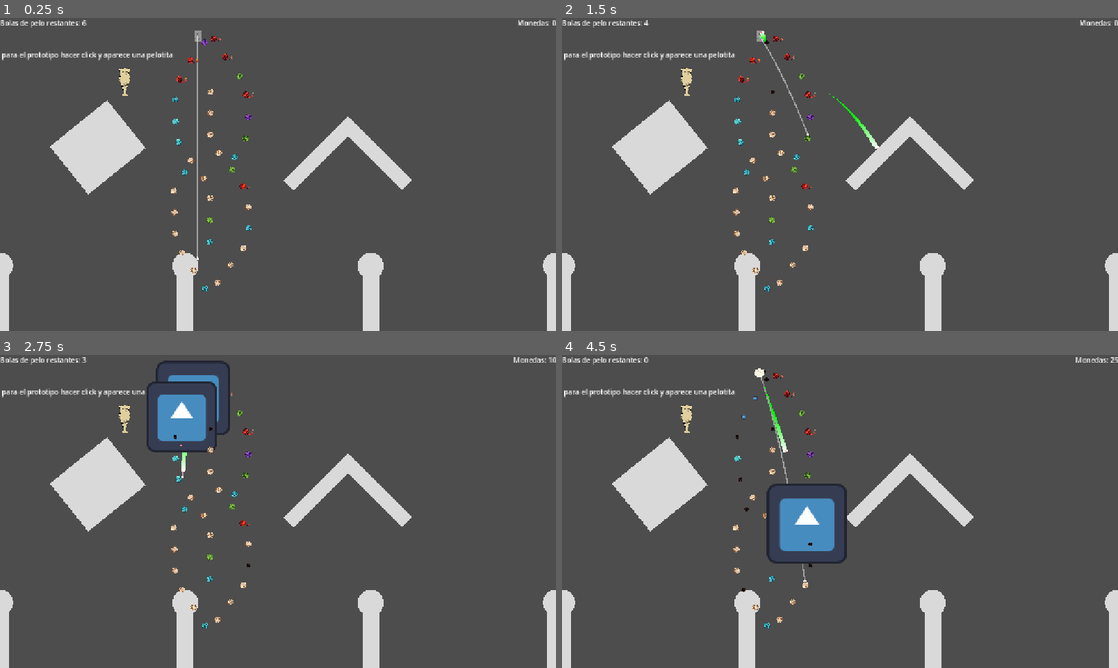
Above: before the commit, frames 1-4 (two rows, left to right).
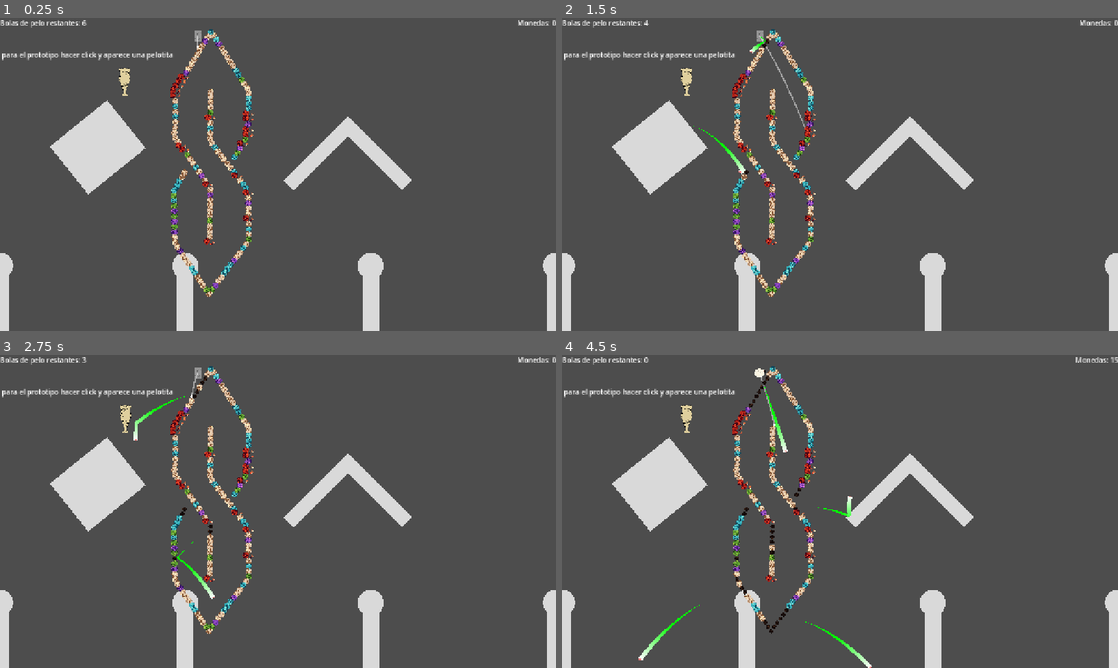
Above: after the commit, the same moments.

Repository: Markynico/LUJ-2026
Game: Godot game, scene res://escenas/prueba_escena.tscn
The game is run twice, just before and just after one commit, with the same random seed, the same clock (stepped at 60 frames per second) and the same inputs. The engine's default icon, where the game draws it, is replaced by a stand-in: a white triangle on a blue panel in a dark square. Sound files missing from this copy of the repository are replaced by a short silence.
Inputs (mouse positions are in pixels of both pictures, inside the frame that each line leads up to):
- Up to frame 1 (0.25 s): no input
- Up to frame 2 (1.5 s): tap Y at 0.5, 1.25 s; drag from (795, 158) to (895, 105) at 0.52 s; drag from (845, 105) to (812, 237) at 1.27 s
- Up to frame 3 (2.75 s): tap Y at 2 s; move the mouse to (183, 401) at 2.02 s; click (183, 401) at 2.17 s
- Up to frame 4 (4.5 s): tap Y at 2.75, 3.5, 4.25 s; drag from (745, 477) to (673, 464) at 2.77 s; drag from (806, 477) to (867, 511) at 3.52 s; drag from (851, 630) to (806, 524) at 4.27 s

The runs differ from the first frame. In frame 1, 2.5% of the frame differs, in the area x 30-46%, y 3-90%; in frame 2, 2.6%; in frame 3, 4.6%, in the area x 21-100%, y 0-90%; in frame 4, 4.4%.

Commit message:
fix colliders

Diff:
--- a/luj-2026/escenas/componentes/explosion.tscn
+++ b/luj-2026/escenas/componentes/explosion.tscn
@@ -4,7 +4,7 @@
 [ext_resource type="Texture2D" uid="uid://dx353b6iil2jy" path="res://icon.svg" id="2_kqol7"]
 
 [sub_resource type="CircleShape2D" id="CircleShape2D_37ege"]
-radius = 49.365982
+radius = 20.0
 
 [sub_resource type="Animation" id="Animation_nv2mc"]
 resource_name = "probando"
--- a/luj-2026/escenas/editor_de_niveles.tscn
+++ b/luj-2026/escenas/editor_de_niveles.tscn
@@ -2,18 +2,19 @@
 
 [ext_resource type="Script" uid="uid://bh3lxufik2p65" path="res://scripts/niveles/cargador_de_nivel.gd" id="1_carg"]
 [ext_resource type="PackedScene" uid="uid://cformabe000a1" path="res://escenas/componentes/forma_path.tscn" id="3_4ylx1"]
+[ext_resource type="Script" uid="uid://1owdp7hud1ge" path="res://scripts/niveles/forma_path.gd" id="4_k61t0"]
 [ext_resource type="PackedScene" uid="uid://cobstrect00a1" path="res://escenas/componentes/obstaculo_rectangulo.tscn" id="4_pevrx"]
 [ext_resource type="Script" uid="uid://s48qenil6kit" path="res://scripts/niveles/obstaculo_rectangulo.gd" id="5_k61t0"]
 [ext_resource type="PackedScene" uid="uid://bxjt6h43758na" path="res://escenas/componentes/divisiones_pachinko.tscn" id="7_divs"]
 
-[sub_resource type="Curve2D" id="Curve2D_k61t0"]
+[sub_resource type="Curve2D" id="Curve2D_xrhlm"]
 bake_interval = 2.0
 _data = {
 "points": PackedVector2Array(0, 0, 0, 0, 24.387695, -11.237701, 0, 0, 0, 0, 65.177124, -80.974396, 0, 0, 0, 0, 66.49286 …(223 unchanged characters)…
 }
 point_count = 9
 
-[sub_resource type="Curve2D" id="Curve2D_xrhlm"]
+[sub_resource type="Curve2D" id="Curve2D_6wvn0"]
 bake_interval = 2.0
 _data = {
 "points": PackedVector2Array(0, 0, 0, 0, -77.595276, -169.66753, 0, 0, 0, 0, -79.972534, -20.94757, 0, 0, 0, 0, 35.5624 …(182 unchanged characters)…
@@ -27,28 +28,33 @@
 position = Vector2(0, 720)
 divisiones_intermedias = 3
 
-[node name="FormaPath" parent="." unique_id=106809862 instance=ExtResource("3_4ylx1")]
+[node name="FormaPath" type="Path2D" parent="." unique_id=455267942 instance=ExtResource("3_4ylx1")]
 position = Vector2(521.46533, 329.54065)
 scale = Vector2(0.76000124, 0.76000124)
-curve = SubResource("Curve2D_k61t0")
+curve = SubResource("Curve2D_xrhlm")
+script = ExtResource("4_k61t0")
+separacion_ovillos = 15.0
 
-[node name="FormaPath2" parent="." unique_id=2118330783 instance=ExtResource("3_4ylx1")]
+[node name="FormaPath2" type="Path2D" parent="." unique_id=1187656753 instance=ExtResource("3_4ylx1")]
 position = Vector2(543.97253, 298.94754)
 scale = Vector2(0.76000124, 0.76000124)
-curve = SubResource("Curve2D_xrhlm")
+curve = SubResource("Curve2D_6wvn0")
+script = ExtResource("4_k61t0")
+separacion_ovillos = 15.0
 
-[node name="ObstaculoRectangulo" type="Node2D" parent="." unique_id=1804500901 instance=ExtResource("4_pevrx")]
+[node name="ObstaculoRectangulo" type="Node2D" parent="." unique_id=2104234899 instance=ExtResource("4_pevrx")]
 position = Vector2(738.7923, 311.6502)
 rotation = -0.7853982
 script = ExtResource("5_k61t0")
 "tamaño" = Vector2(208.10669, 31.671692)
 
-[node name="ObstaculoRectangulo2" parent="." unique_id=419802917 instance=ExtResource("4_pevrx")]
+[node name="ObstaculoRectangulo2" type="Node2D" parent="." unique_id=326678568 instance=ExtResource("4_pevrx")]
 position = Vector2(863.9951, 311.00143)
 rotation = 0.7853982
+script = ExtResource("5_k61t0")
 "tamaño" = Vector2(208.10669, 31.671692)
 
-[node name="ObstaculoRectangulo3" type="Node2D" parent="." unique_id=1141245656 instance=ExtResource("4_pevrx")]
+[node name="ObstaculoRectangulo3" type="Node2D" parent="." unique_id=86325534 instance=ExtResource("4_pevrx")]
 position = Vector2(224.96992, 297.51)
 rotation = 11.888833
 script = ExtResource("5_k61t0")
--- a/luj-2026/escenas/prueba_escena.tscn
+++ b/luj-2026/escenas/prueba_escena.tscn
@@ -17,8 +17,6 @@
 
 [node name="Gato" parent="." unique_id=69399080 node_paths=PackedStringArray("game_manager") instance=ExtResource("2_3a2ma")]
 position = Vector2(455, 41)
-collision_layer = 1
-collision_mask = 1
 game_manager = NodePath("../GameManager")
 
 [node name="CanvasLayer" type="CanvasLayer" parent="." unique_id=2101704717]
@@ -252,7 +250,5 @@
 
 [node name="ItemReliquia" parent="." unique_id=1618766747 instance=ExtResource("7_vyirj")]
 position = Vector2(288, 146)
-collision_layer = 1
-collision_mask = 1
 reliquia = ExtResource("8_6avbl")
 "tamaño_icono" = 80.0
--- /dev/null
+++ b/luj-2026/escenas/prueba_tmp.tscn
@@ -0,0 +1,6 @@
+[gd_scene load_steps=2 format=3 uid="uid://cpruebatmp0a1"]
+
+[ext_resource type="Script" path="res://scripts/prueba_tmp.gd" id="1_t"]
+
+[node name="PruebaTmp" type="Node"]
+script = ExtResource("1_t")
--- a/luj-2026/niveles/cool s.tres
+++ b/luj-2026/niveles/cool s.tres
@@ -15,6 +15,7 @@
 tipo = "path"
 posicion = Vector2(521.46533, 329.54065)
 escala = Vector2(0.76000124, 0.76000124)
+separacion_ovillos = 12.0
 curva = SubResource("Curve2D_7dnf6")
 
 [sub_resource type="Curve2D" id="Curve2D_jf1ll"]
@@ -29,6 +30,7 @@
 tipo = "path"
 posicion = Vector2(543.97253, 298.94754)
 escala = Vector2(0.76000124, 0.76000124)
+separacion_ovillos = 12.0
 curva = SubResource("Curve2D_jf1ll")
 
 [sub_resource type="Resource" id="Resource_uptfj"]
--- /dev/null
+++ b/luj-2026/scripts/prueba_tmp.gd
@@ -0,0 +1,23 @@
+extends Node
+
+func _ready() -> void:
+	var escena : Node = load("res://escenas/prueba_escena.tscn").instantiate()
+	add_child(escena)
+	await get_tree().physics_frame
+	var lista : Array = []
+	buscar_ovillos(escena, lista)
+	var ovillo : Ovillo = lista[0]
+	var gato : Gato = escena.get_node("Gato")
+	print("gato capa=", gato.collision_layer, " mask=", gato.collision_mask)
+	gato.global_position = ovillo.global_position + Vector2(-300, -300)
+	gato.velocidad_inicial = Vector2(-300, -300)
+	gato.lanzar()
+	await get_tree().create_timer(1.0).timeout
+	print("gato lanzado en diagonal: pos=", gato.global_position.snappedf(1), " ovillo=", ovillo.global_position.snappedf(1), " distancia=", snappedf(gato.global_position.distance_to(ovillo.global_position), 0.1))
+	get_tree().quit()
+
+func buscar_ovillos(nodo : Node, lista : Array) -> void:
+	if nodo is Ovillo:
+		lista.append(nodo)
+	for hijo in nodo.get_children():
+		buscar_ovillos(hijo, lista)
--- a/luj-2026/scripts/resources/ovillo_catnip.tres
+++ b/luj-2026/scripts/resources/ovillo_catnip.tres
@@ -10,7 +10,6 @@
 nombre = "OVILLO CATNIP"
 sprite = ExtResource("3_amiee")
 audio = ExtResource("1_v2j64")
-cant_monedas = 0
 puntaje = 15
 valor_spawn = 9.0
 metadata/_custom_type_script = "uid://bbkyk2anhunsd"
--- a/luj-2026/scripts/resources/ovillo_explosivo_final.tres
+++ b/luj-2026/scripts/resources/ovillo_explosivo_final.tres
@@ -15,7 +15,6 @@
 nombre = "OVILLO EXPLOSIVO"
 sprite = ExtResource("5_db3ri")
 audio = ExtResource("1_uj1e1")
-cant_monedas = 0
 puntaje = 10
 valor_spawn = 15.0
 efectos_al_recibir_impacto = Array[ExtResource("2_hlo4y")]([SubResource("Resource_pv7le")])
--- a/luj-2026/scripts/resources/ovillo_normal_final.tres
+++ b/luj-2026/scripts/resources/ovillo_normal_final.tres
@@ -10,7 +10,6 @@
 nombre = "OVILLO NORMAL"
 sprite = ExtResource("4_uiaxs")
 audio = ExtResource("1_w32mi")
-cant_monedas = 0
 valor_spawn = 50.0
 color_numeros_impacto = Color(0.92099476, 0.9209946, 0.9209946, 1)
 metadata/_custom_type_script = "uid://bbkyk2anhunsd"
--- a/luj-2026/scripts/resources/ovillo_rebobinar.tres
+++ b/luj-2026/scripts/resources/ovillo_rebobinar.tres
@@ -10,6 +10,5 @@
 nombre = "OVILLO REBOBINAR"
 sprite = ExtResource("4_6fw7n")
 audio = ExtResource("1_s0e38")
-cant_monedas = 0
 puntaje = 10
 metadata/_custom_type_script = "uid://bbkyk2anhunsd"
Not shown, added: luj-2026/scripts/prueba_tmp.gd.uid
